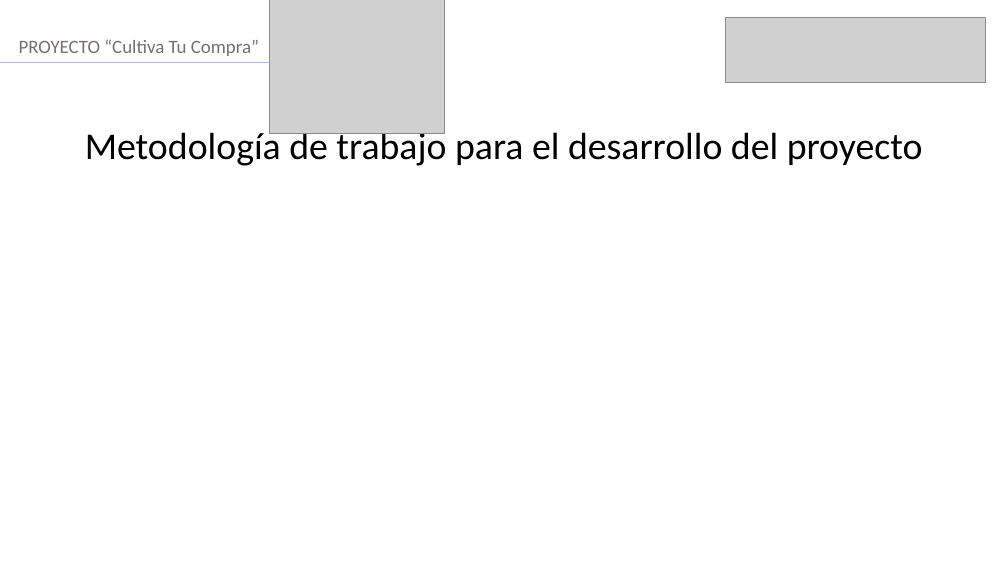
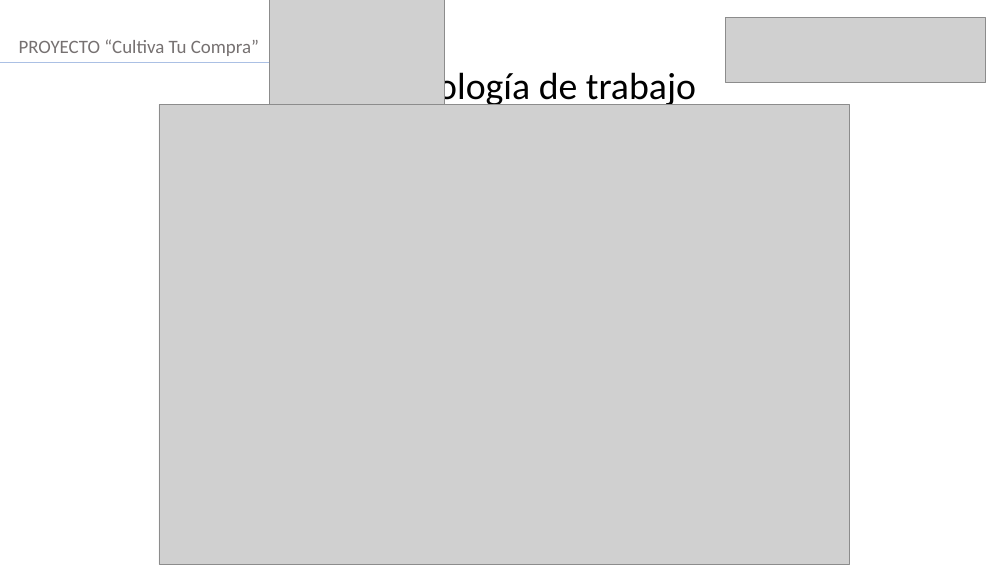
Before and after one commit to VichRo2005/cultiva_tu_compra, a slide deck: slide 6 of Fase 3/Evidencias Grupales/Formato Presentación final.pptx. Drawn at 1008x567 pixels with LibreOffice and Linux fonts; fonts in the diff are those of the drawing; grey boxes stand for pictures. Boxes give left, top, right and bottom in pixels: in the first picture for what was removed or moved away, otherwise in the second. Text is boxed around its words. In the diff, an @@ line names an element or a change of style, - is before the commit and + after.

```diff
--- a/Fase 3/Evidencias Grupales/Formato Presentación final.pptx
+++ b/Fase 3/Evidencias Grupales/Formato Presentación final.pptx
@@ text at [334, 67, 696, 108]: text changed @@
-Metodología de trabajo para el desarrollo del proyecto
+Metodología de trabajo
@@ picture added at [159, 104, 849, 565] @@
```
Also in this commit, not shown: 1 other slide changed, 4 slides added.
